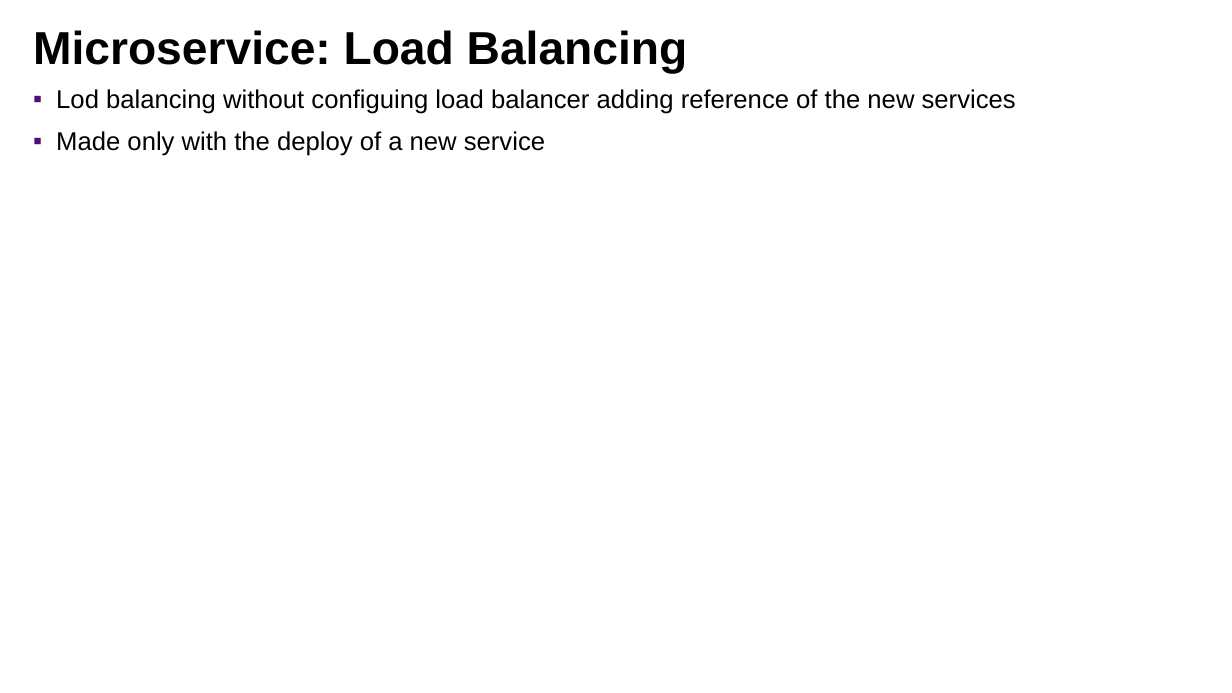
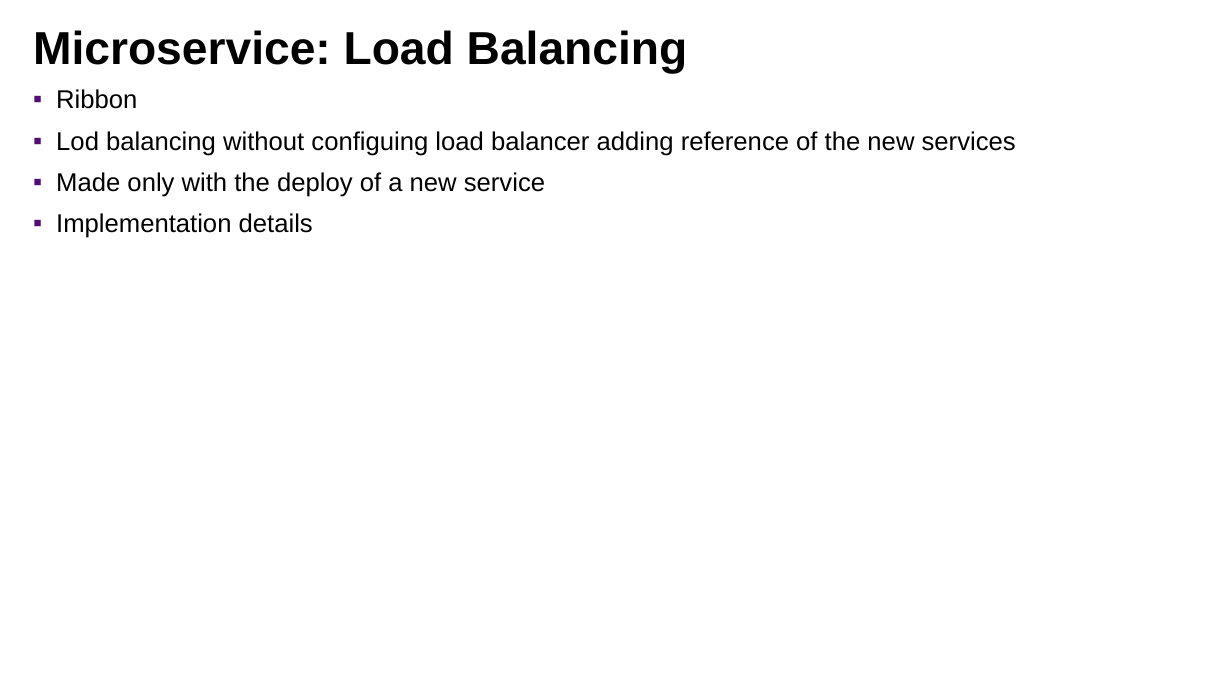
Before and after one commit to lbennardis/microS_code2016_DOCS, a slide deck: slide 38 of luigiBennardisMicroservices.pptx (slide 35 before the commit). Drawn at 1232x693 pixels with LibreOffice and Linux fonts; fonts in the diff are those of the drawing; background and template pictures are left out. Boxes give left, top, right and bottom in pixels: in the first picture for what was removed or moved away, otherwise in the second. Text is boxed around its words. In the diff, an @@ line names an element or a change of style, - is before the commit and + after.

```diff
--- a/luigiBennardisMicroservices.pptx
+++ b/luigiBennardisMicroservices.pptx
@@ text at box(56, 89, 137, 109): paragraph added @@
+▪ Ribbon
@@ text at box(56, 213, 313, 238): paragraph added @@
+▪ Implementation details
```
Also in this commit, not shown: 14 other slides changed, 5 slides added, 1 slide removed.
